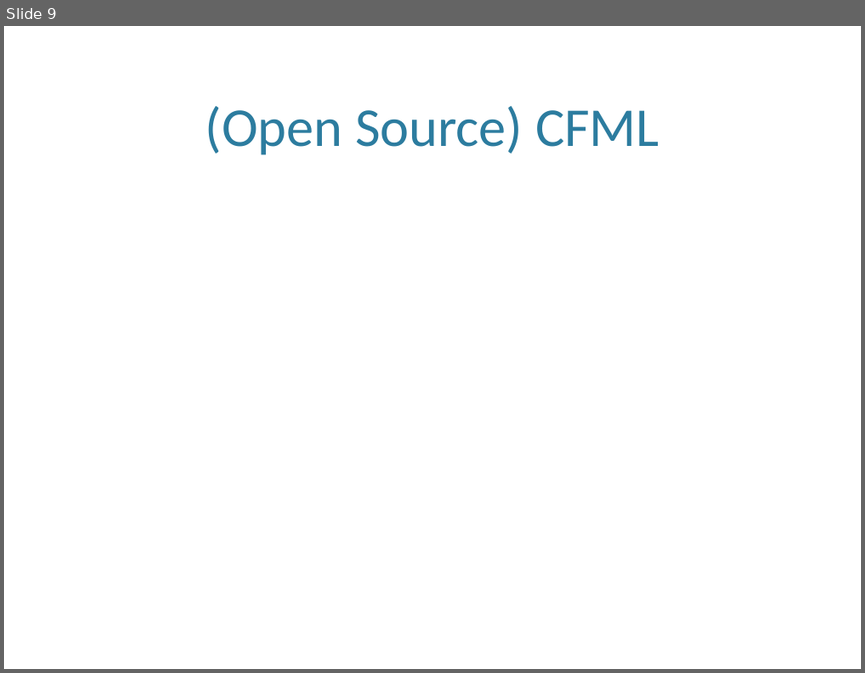
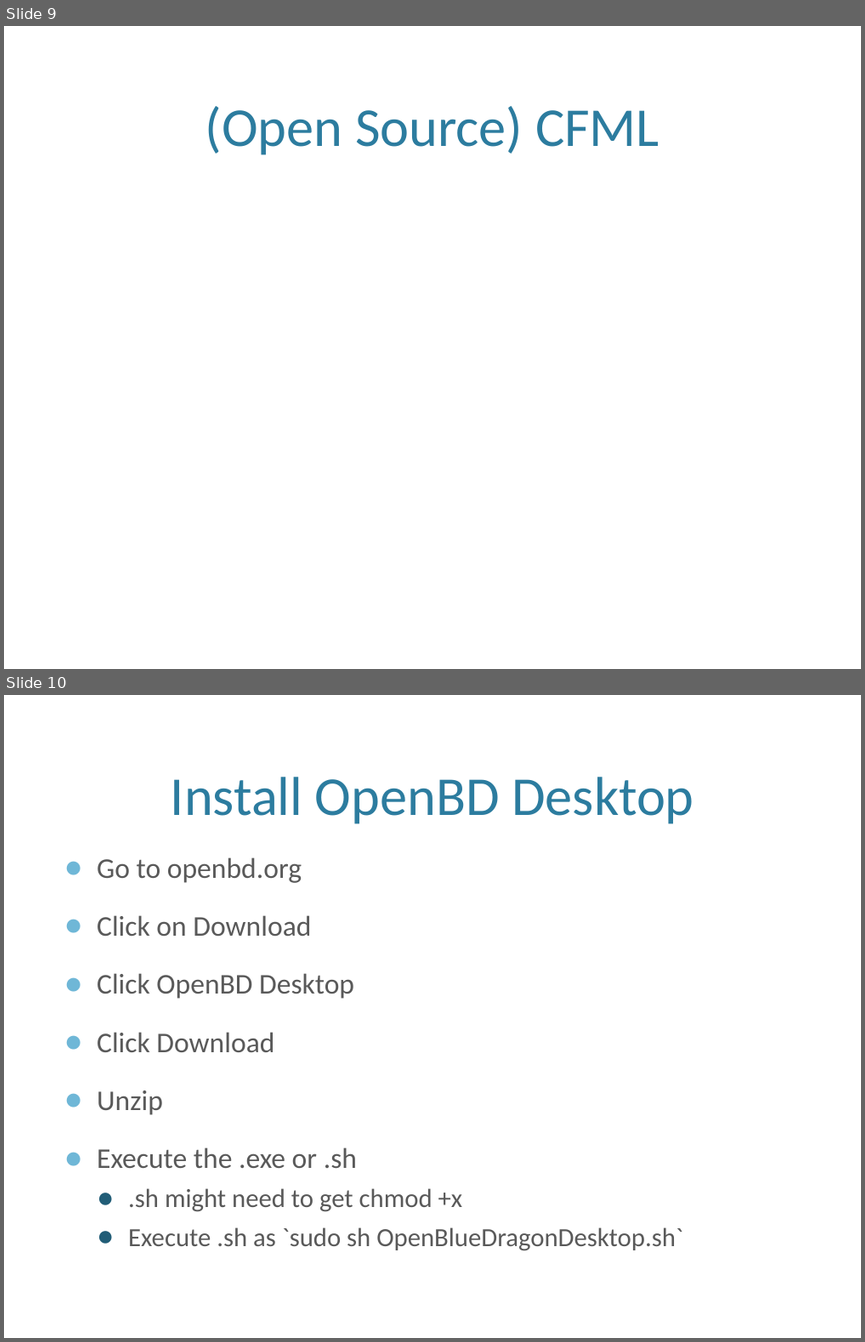
Before and after one commit to awayken/2011sdcodecamp, a slide deck: presentation.pptx. Shown one above the other, each under a label of ours: slide 9 before the commit, slides 9 and 10 after it. The pictures are 865x673 and 865x1342 pixels, drawn with LibreOffice and Linux fonts; fonts in the diff are those of the drawing; background and template pictures are left out. Boxes give left, top, right and bottom in pixels: in the first picture for what was removed or moved away, otherwise in the second. Text is boxed around its words. In the diff, an @@ line names an element or a change of style, - is before the commit and + after.

```diff
--- a/presentation.pptx
+++ b/presentation.pptx
@@ slide 10 added at [4, 695, 861, 1338], background picture (left out) @@
@@ title added at [171, 777, 693, 824], 46 pt, text #2C7C9F @@
+Install OpenBD Desktop
@@ text added at [97, 857, 683, 1251], 24 pt, text #595959 @@
+● Go to openbd.org
+● Click on Download
+● Click OpenBD Desktop
+● Click Download
+● Unzip
+● Execute the .exe or .sh
+  ● .sh might need to get chmod +x
+  ● Execute .sh as `sudo sh OpenBlueDragonDesktop.sh`
```
Also in this commit, not shown: 17 other slides added.
